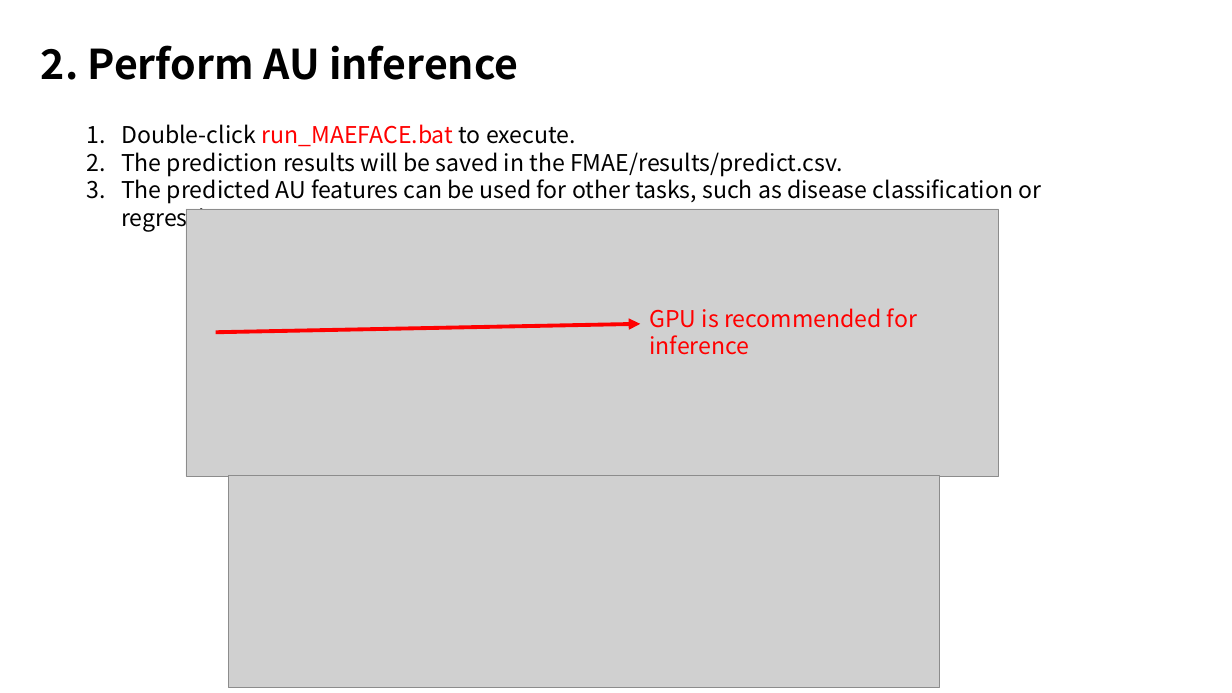
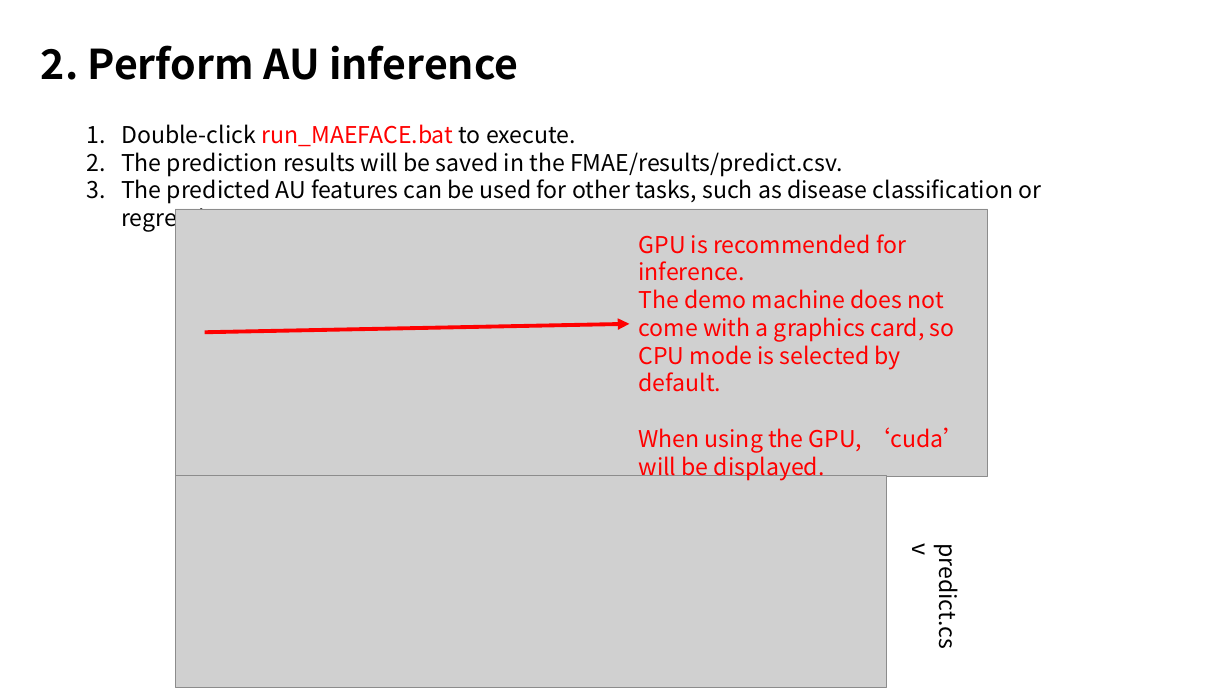
Before and after one commit to Jonas-DL/Hugging-Rain-Man, a slide deck: slide 4 of Guide.pptx. Drawn at 1232x693 pixels with LibreOffice and Linux fonts; fonts in the diff are those of the drawing; grey boxes stand for pictures. Boxes give left, top, right and bottom in pixels: in the first picture for what was removed or moved away, otherwise in the second. Text is boxed around its words. In the diff, an @@ line names an element or a change of style, - is before the commit and + after.

Commit message:
Update Windows AU Demo Tutorial.

```diff
--- a/Guide.pptx
+++ b/Guide.pptx
@@ picture: place and size @@
-picture at bbox=[186, 209, 998, 476]
+picture at bbox=[176, 209, 988, 476]
@@ text at bbox=[638, 234, 966, 453]: text changed @@
-GPU is recommended for inference
+GPU is recommended for inference.
+The demo machine does not come with a graphics card, so CPU mode is selected by default.
+When using the GPU, ‘cuda’ will be displayed.
@@ arrow moved from (215, 333) - (640, 324) to (205, 333) - (629, 324) @@
@@ picture: place and size @@
-picture at bbox=[228, 476, 940, 688]
+picture at bbox=[176, 476, 887, 688]
@@ text added at bbox=[933, 553, 966, 646], 18 pt, text #000000 @@
+predict.csv
```
Also in this commit, not shown: 2 other slides changed, 1 slide added.
